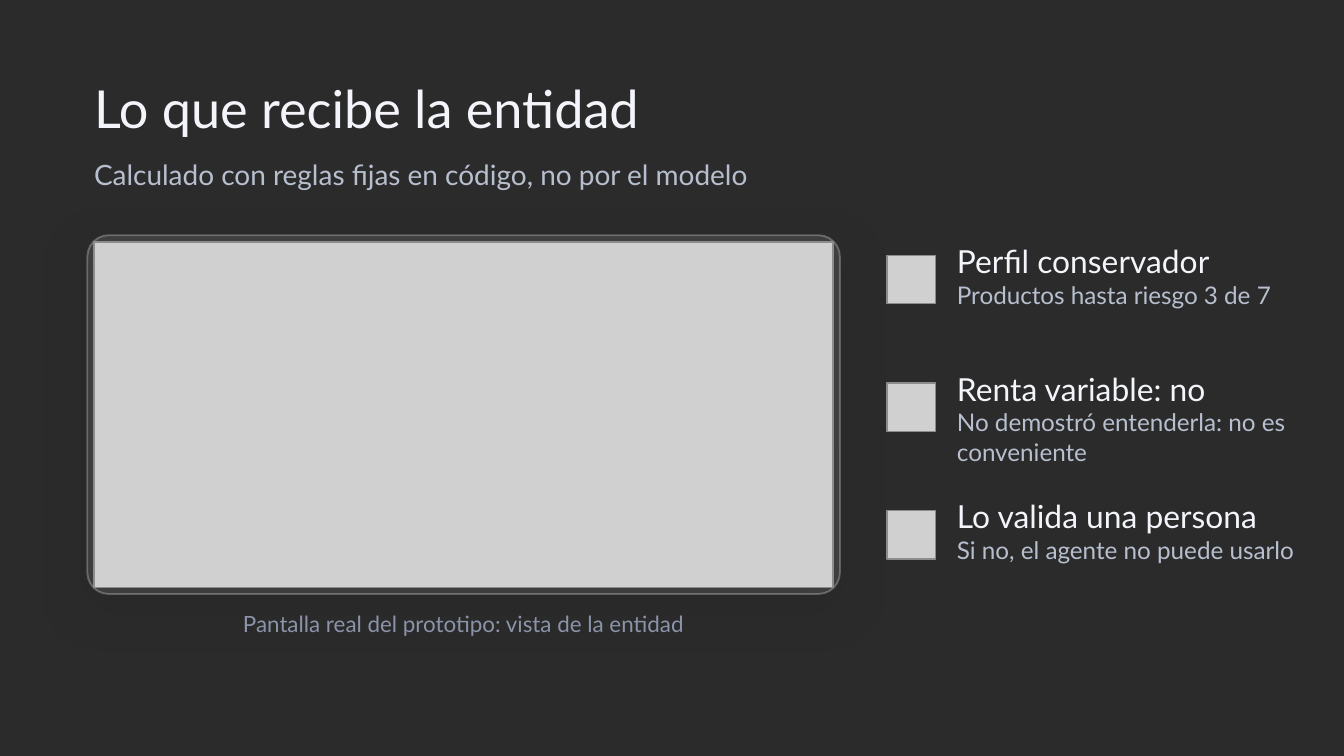
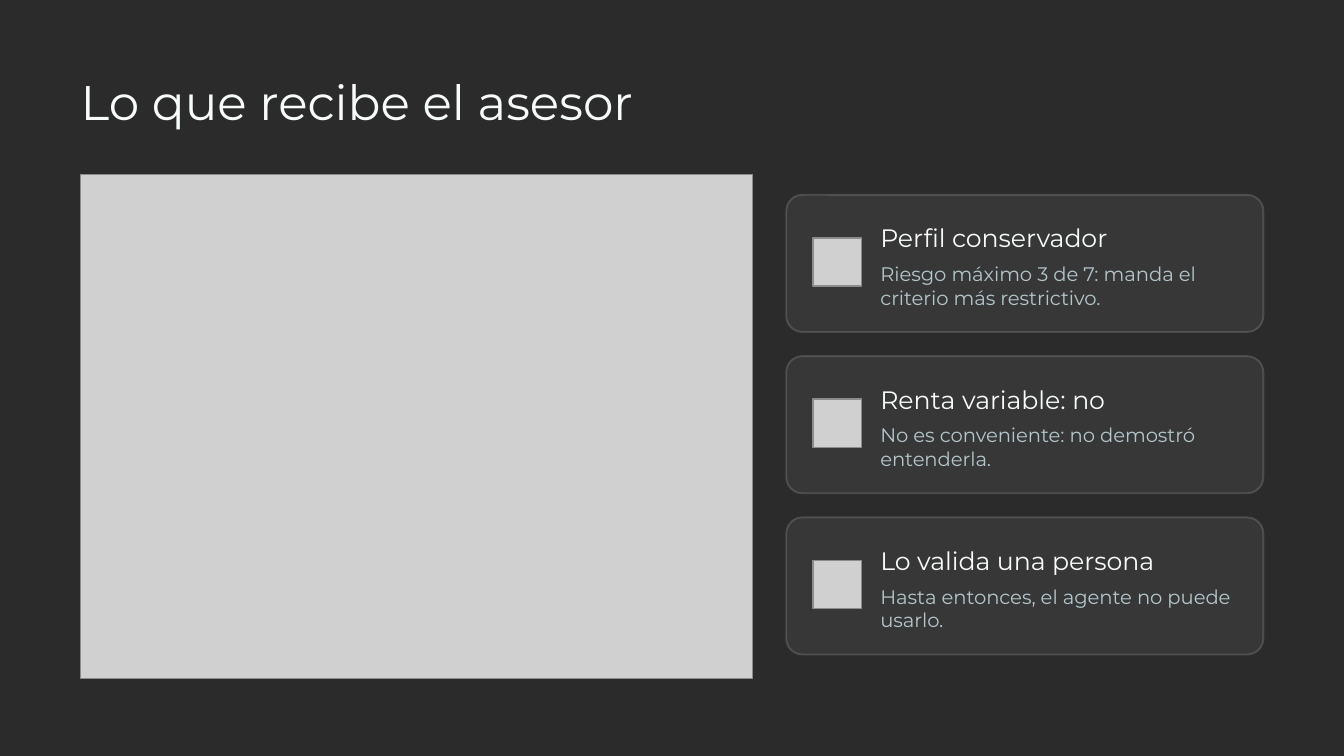
Before and after one commit to fernanrama/idoneo, a slide deck: slide 4 of entrega/Idoneo_presentacion.pptx (slide 5 before the commit). Drawn at 1344x756 pixels with LibreOffice and Linux fonts; fonts in the diff are those of the drawing; grey boxes stand for pictures; background and template pictures are left out; a plain dark background stands for a picture behind light text. Boxes give left, top, right and bottom in pixels: in the first picture for what was removed or moved away, otherwise in the second. Text is boxed around its words. In the diff, an @@ line names an element or a change of style, - is before the commit and + after.

```diff
--- a/entrega/Idoneo_presentacion.pptx
+++ b/entrega/Idoneo_presentacion.pptx
@@ text at [81,84,633,130]: text changed; size 28 to 26 pt; font Lato to Montserrat; text colour #F3F5FB to #F7FBFA @@
-Lo que recibe la entidad
+Lo que recibe el asesor
@@ picture: place and size @@
-picture at [94,242,833,587]
+picture at [81,175,753,679]
@@ text removed at [94,164,748,190] @@
-Calculado con reglas fijas en código, no por el modelo
@@ rounded rectangle added at [786,195,1263,332], fill #FFFFFF at 6% opacity, outline #FFFFFF 1 pt @@
@@ rounded rectangle removed at [87,235,840,594] @@
@@ picture added at [813,238,862,286] @@
@@ text added at [880,228,1107,247], 13.5 pt, text #F7FBFA @@
+Perfil conservador
@@ text at [880,266,1196,305]: text changed; size 13 to 10.5 pt; font Lato to Montserrat; text colour #B7BFCE to #B4C6CB @@
-Perfil conservador
-Productos hasta riesgo 3 de 7
+Riesgo máximo 3 de 7: manda el criterio más restrictivo.
@@ picture removed at [887,255,935,304] @@
@@ rounded rectangle added at [786,356,1263,493], fill #FFFFFF at 6% opacity, outline #FFFFFF 1 pt @@
@@ picture removed at [887,383,935,431] @@
@@ picture added at [813,399,862,448] @@
@@ text added at [880,390,1105,409], 13.5 pt, text #F7FBFA @@
+Renta variable: no
@@ text at [880,427,1195,466]: text changed; size 13 to 10.5 pt; font Lato to Montserrat; text colour #B7BFCE to #B4C6CB @@
-Renta variable: no
-No demostró entenderla: no es conveniente
+No es conveniente: no demostró entenderla.
@@ rounded rectangle added at [786,517,1263,655], fill #FFFFFF at 6% opacity, outline #FFFFFF 1 pt @@
@@ text "Lo valida una persona": place and size @@
-text "Lo valida una persona" at [957,504,1294,564]
+text "Lo valida una persona" at [880,551,1154,575]
@@ text "Lo valida una persona" at [880,551,1154,575]: size 17 to 13.5 pt, font Lato to Montserrat, text colour #F3F5FB to #F7FBFA; vertical alignment top to middle @@
@@ picture removed at [887,511,935,559] @@
@@ picture added at [813,560,862,609] @@
@@ text at [957,541,1294,564]: paragraph removed @@
-Si no, el agente no puede usarlo
@@ text added at [880,589,1230,627], 10.5 pt, text #B4C6CB @@
+Hasta entonces, el agente no puede usarlo.
@@ text removed at [243,615,683,636] @@
-Pantalla real del prototipo: vista de la entidad
```
Also in this commit, not shown: 6 slides added, 7 slides removed, 4 other files.
